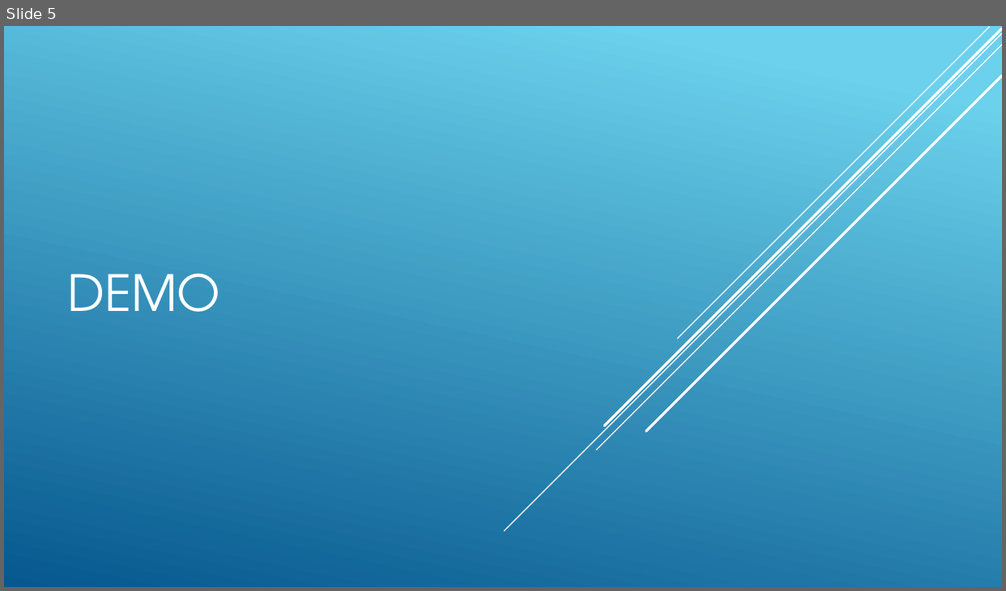
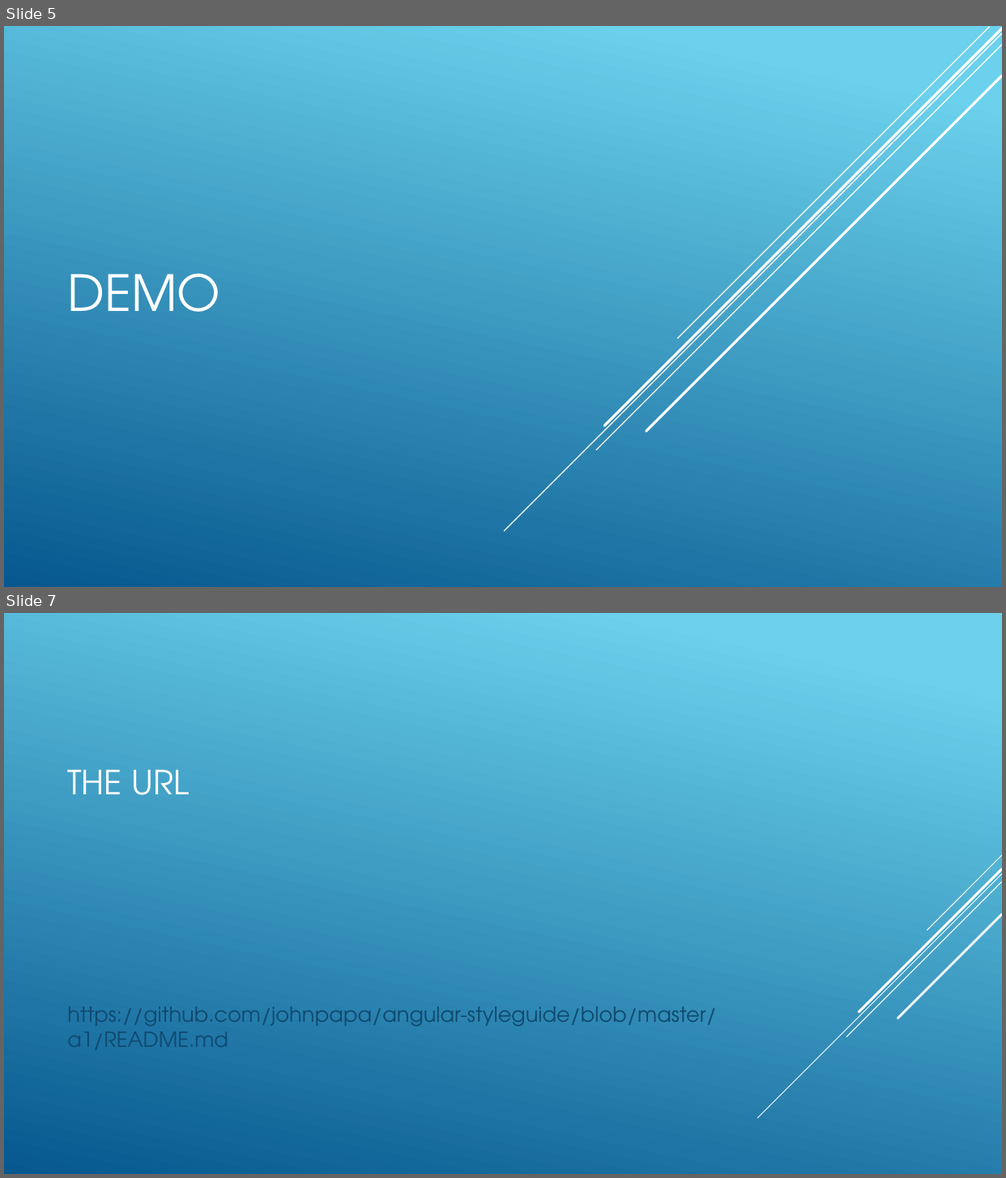
Before and after one commit to jebarrow/angularjs-talk, a slide deck: Angularjs.pptx. Shown one above the other, each under a label of ours: slide 5 before the commit, slides 5 and 7 after it; the slides between them are not shown. The pictures are 1006x591 and 1006x1178 pixels, drawn with LibreOffice and Linux fonts; fonts in the diff are those of the drawing. Boxes give left, top, right and bottom in pixels: in the first picture for what was removed or moved away, otherwise in the second. Text is boxed around its words. In the diff, an @@ line names an element or a change of style, - is before the commit and + after.

```diff
--- a/Angularjs.pptx
+++ b/Angularjs.pptx
@@ slide 7 added at (4, 613, 1002, 1174), background gradient #6ED2EB to #06588E @@
@@ title added at (67, 769, 189, 795), 32 pt, text #FFFFFF @@
+THE URL
@@ group added at (758, 855, 1002, 1118): 5 lines @@
@@ text added at (67, 1007, 716, 1050), 20 pt, text #0F496F @@
+https://github.com/johnpapa/angular-styleguide/blob/master/a1/README.md
```
Also in this commit, not shown: 1 slide changed, 1 other slide added, 1 slide removed, 12 other files.
